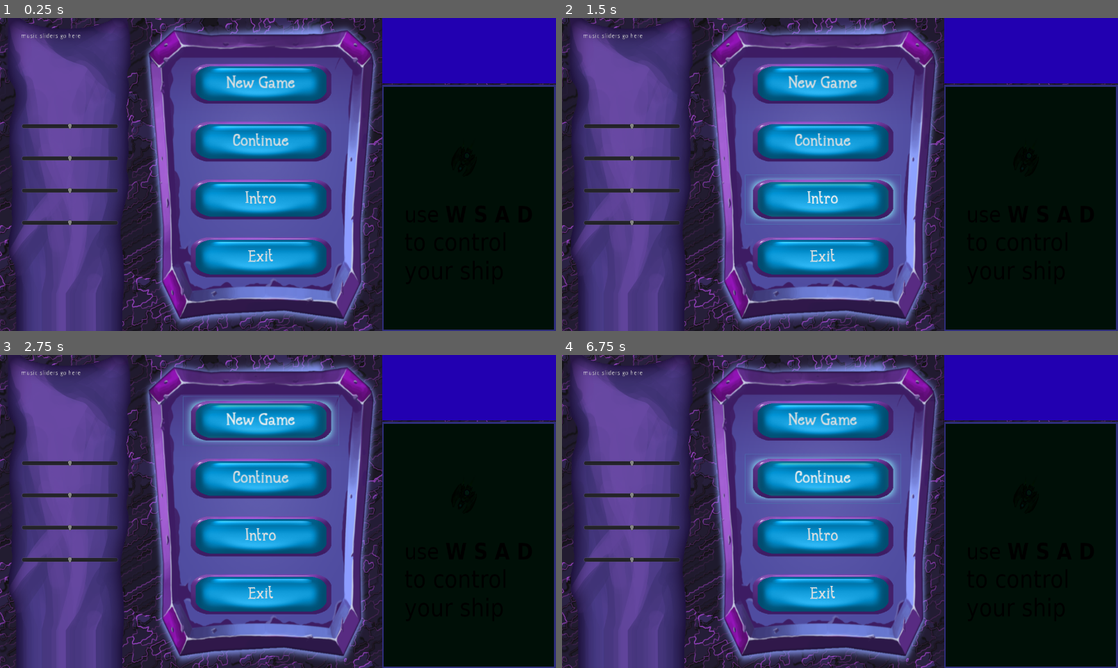
Above: before the commit, frames 1-4 (two rows, left to right).
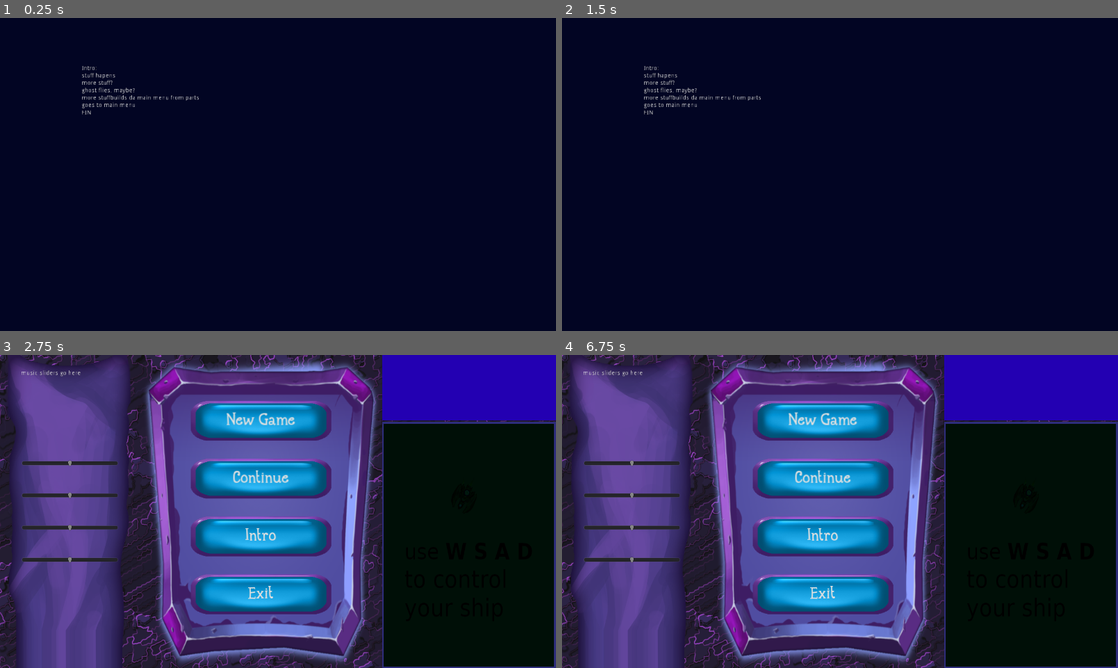
Above: after the commit, the same moments.

Repository: ktosox/Wild_Jam_03_2019
Game: Godot game, scene res://Source/Intro/Intro.tscn
Two runs of this game, one before a commit and one after it. Both use one fixed random seed, a clock stepped at 60 frames per second and the inputs below. Before the commit the project starts from res://Source/MainMenu/MainMenu.tscn.
Inputs (mouse positions are in pixels of both pictures, inside the frame that each line leads up to):
- Up to frame 1 (0.25 s): no input
- Up to frame 2 (1.5 s): click (823, 199) at 0.5 s, where only the run before the commit has a clickable "Intro"; click "Intro" at 1.25 s
- Up to frame 3 (2.75 s): click (261, 420) at 2 s, where only the run before the commit has a clickable "New Game"
- Up to frame 4 (6.75 s): click "New Game" at 2.75 s; click "New Game" at 3.5 s; click "Continue" at 4.25 s; click "Continue" at 5 s; click "Intro" at 5.75 s; click (823, 480) at 6.5 s, where only the run before the commit has a clickable "Continue"

The runs differ from the first frame. In frame 1, 99% of the frame differs, in the area x 0-100%, y 0-100%; in frame 2, 99%; in frame 3, 0.7%; in frame 4, 0.6%.
Error before the commit: Attempt to call function 'switchIntro' in base 'null instance' on a null instance. (res://Source/MainMenu/MainMenu.gd:31)
Error after the commit: Invalid get index 'level' (on base: 'Node (CurrentLevel.gd)'). (res://Source/Core/GameManager.gd:28)

Commit message:
script fixing mid switch

Diff:
--- a/CurrentLevel.gd
+++ b/CurrentLevel.gd
@@ -2,7 +2,6 @@
 
 
 var Level
-var lifes = 3
 
 func _ready():
 	Level = 2
--- a/Source/Core/GameManager.gd
+++ b/Source/Core/GameManager.gd
@@ -27,7 +27,7 @@
 
 func loadLevel(selectedLevel = Save.level):
 	#loads the selected level
-
+	print ("now starting Level: ", selectedLevel)
 	get_tree().change_scene(GameState)
 	#Save.Level
 	pass
@@ -46,16 +46,12 @@
 	get_tree().change_scene(MainMenu)
 	pass
 
-
 func resetLevel():
 	#reloads current level
-	pass
-
-func gameOver():
-	#show game over screen
 	pass
 
 
 func endGame():
 	#end games after quit button was presed
+	get_tree().quit()
 	pass
--- a/Source/Core/GameOver.gd
+++ b/Source/Core/GameOver.gd
@@ -2,11 +2,11 @@
 
 func _on_Restart_pressed():
 	get_tree().paused = false
-	get_tree().change_scene("res://Scenes_and_Scripts/GameCore/GameManager.tscn")
+	GM.resetLevel()
 
 func _on_MainMenu_pressed():
 	get_tree().paused = false
-	get_tree().change_scene("res://Scenes_and_Scripts/MainMenu/MainMenu.tscn")
+	GM.switchMainMenu()
 
 func _on_Quit_pressed():
-	get_tree().quit()
+	GM.endGame()
--- a/Source/Intro/Intro.gd
+++ b/Source/Intro/Intro.gd
@@ -1,6 +1,4 @@
 extends Node
-
-var parentGameManager = self.get_owner()
 
 func _ready():
 	# Called when the node is added to the scene for the first time.
@@ -10,7 +8,7 @@
 
 func _input(event):
 	if(event.is_pressed()):
-		parentGameManager.switchMainMenu()
+		GM.switchMainMenu()
 
 #func _process(delta):
 
--- a/Source/MainMenu/MainMenu.gd
+++ b/Source/MainMenu/MainMenu.gd
@@ -1,10 +1,6 @@
 extends Control
 
-var parentGameManager = self.get_owner()
-
 func _ready():
-	# Called when the node is added to the scene for the first time.
-	# Initialization here
 	print("current level is: ", Save.Level)
 	if (Save.Level == 0):
 		$VBoxContainer/HBoxContainer/ColorRect2/VBoxContainer/Button_Continue.modulate = Color(0.2,0.2,0.2)
@@ -19,20 +15,21 @@
 
 
 func _on_Button_Exit_pressed():
-	parentGameManager.endGame()
+	GM.endGame()
+
 
 
 func _on_Button_NewGame_pressed():
 	Save.Level = 0
-	parentGameManager.loadLevel()
+	GM.loadLevel()
 
 
 func _on_Button_Intro_pressed():
-	parentGameManager.switchIntro()
+	GM.switchIntro()
 
 
 func _on_Button_Continue_pressed():
-	parentGameManager.loadLevel()
+	GM.loadLevel()
 
 #this block of code tkae care of tutorail cycling - quoted for menu node re arrengment
 #func _on_TutorialTimeout_timeout():
--- a/Source/MainMenu/MainMenu.tscn
+++ b/Source/MainMenu/MainMenu.tscn
@@ -9,7 +9,6 @@
 [ext_resource path="res://Resources/Tutorial0.png" type="Texture" id=7]
 [ext_resource path="res://Resources/Tutorial1.png" type="Texture" id=8]
 [ext_resource path="res://Resources/Tutorial2.png" type="Texture" id=9]
-
 
 [node name="MainMenu" type="Control"]
 pause_mode = 2
--- a/project.godot
+++ b/project.godot
@@ -16,12 +16,13 @@
 [application]
 
 config/name="Wild_Jam_03_2019"
-run/main_scene="res://Source/MainMenu/MainMenu.tscn"
+run/main_scene="res://Source/Intro/Intro.tscn"
 config/icon="res://icon.png"
 
 [autoload]
 
 Save="*res://Save.tscn"
+GM="*res://Source/Core/GameManager.tscn"
 
 [display]
 
@@ -55,4 +56,5 @@
 
 [rendering]
 
+quality/driver/driver_name="GLES2"
 environment/default_environment="res://default_env.tres"
